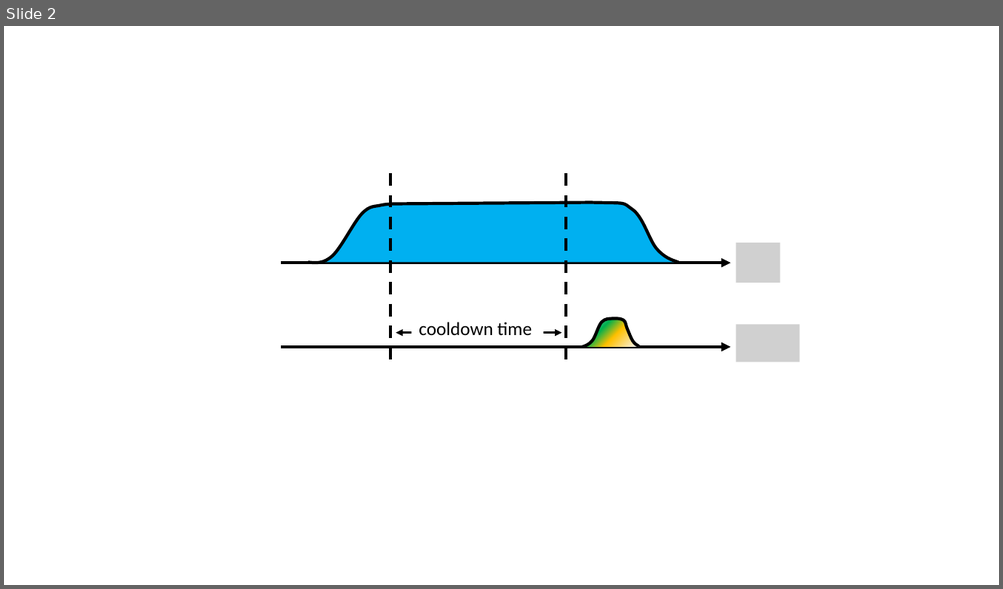
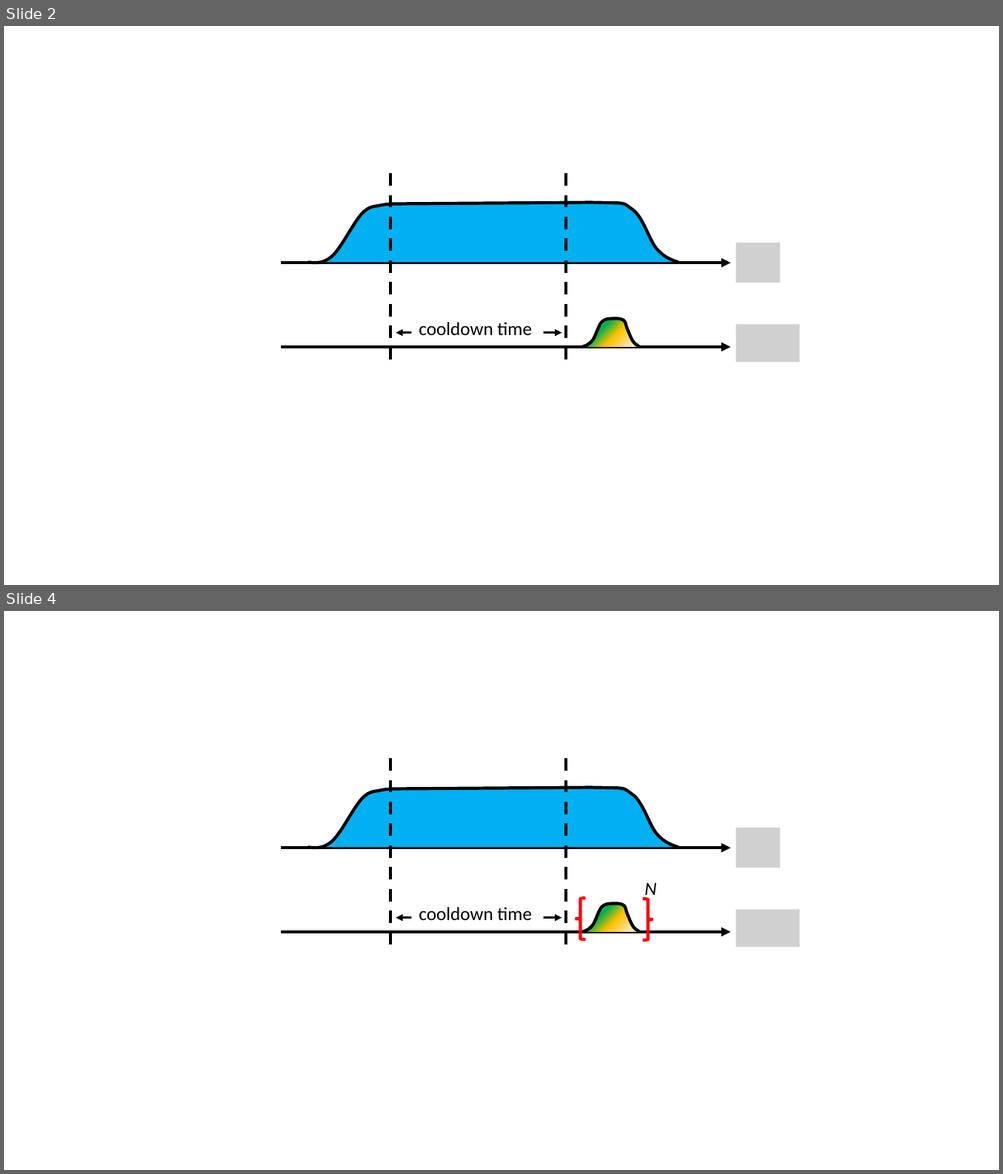
Before and after one commit to arthurostrauss/qua-libs, a slide deck: Quantum-Control-Applications/Superconducting/Kerr-Cat SNAIL-mon/Use Case 2 - QuLAB - Kerr-Cat/Grimm_Frattini_Fig1.pptx. Shown one above the other, each under a label of ours: slide 2 before the commit, slides 2 and 4 after it; the slides between them are not shown. The pictures are 1003x589 and 1003x1174 pixels, drawn with LibreOffice and Linux fonts; fonts in the diff are those of the drawing; grey boxes stand for pictures. Boxes give left, top, right and bottom in pixels: in the first picture for what was removed or moved away, otherwise in the second. Text is boxed around its words. In the diff, an @@ line names an element or a change of style, - is before the commit and + after.

```diff
--- a/Quantum-Control-Applications/Superconducting/Kerr-Cat SNAIL-mon/Use Case 2 - QuLAB - Kerr-Cat/Grimm_Frattini_Fig1.pptx
+++ b/Quantum-Control-Applications/Superconducting/Kerr-Cat SNAIL-mon/Use Case 2 - QuLAB - Kerr-Cat/Grimm_Frattini_Fig1.pptx
@@ slide 4 added at <box>4,611,999,1170</box>, background #FFFFFF @@
@@ line added from (390, 759) to (390, 948), #000000 3 pt dashed @@
@@ line added from (566, 759) to (566, 948), #000000 3 pt dashed @@
@@ freeform shape added at <box>308,788,678,849</box>, fill #00B0F0, outline #000000 3 pt @@
@@ picture added at <box>736,828,780,869</box> @@
@@ arrow added from (281, 849) to (731, 849), #000000 3 pt @@
@@ rectangle added at <box>412,898,543,928</box>, fill #FFFFFF, 18 pt, text #000000 @@
+cooldown time
@@ left brace added at <box>575,898,585,940</box>, outline #FF0000 3 pt @@
@@ left brace added at <box>643,899,653,941</box>, outline #FF0000 3 pt @@
@@ text added at <box>644,883,656,900</box>, 18 pt, text #000000, italic @@
+N
@@ double arrow added from (395, 917) to (561, 917), #000000 2.25 pt @@
@@ freeform shape added at <box>582,903,639,932</box>, fill gradient #F6F8FC to #FFC000 to #00B050 to #C7D5ED, outline #000000 3 pt @@
@@ picture added at <box>736,909,800,948</box> @@
@@ arrow added from (281, 933) to (731, 933), #000000 3 pt @@
```
Also in this commit, not shown: 1 other slide added, 6 other files.
